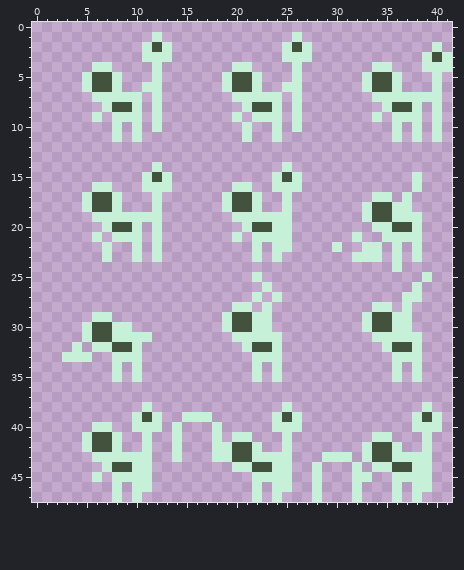
One commit to this pixel-art sprite: Assets/dampe_alt.png. Above is the file before it was changed.
The file is 42x48 pixels.
Once edited:
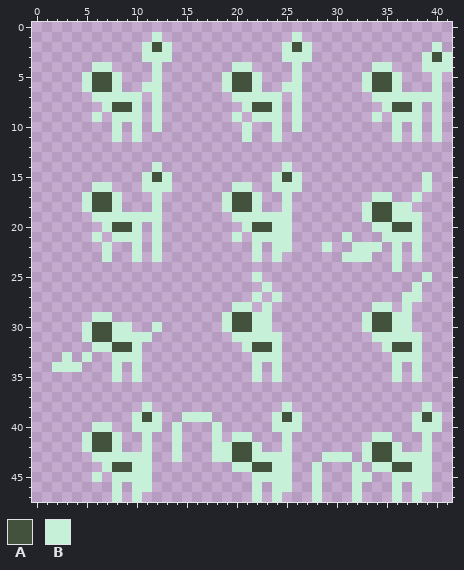
Palette (. is transparent): A #43523d  B #c7f0d8
Difference:
{"y":15,"x":38,"old":"B.","new":".B"}
{"y":16,"x":38,"old":"B.","new":".B"}
{"y":17,"x":37,"old":"B.","new":".B"}
{"y":21,"x":31,"old":".B","new":"B."}
{"y":22,"x":29,"old":".B","new":"B."}
{"y":22,"x":32,"old":".","new":"B"}
{"y":23,"x":31,"old":".","new":"B"}
{"y":23,"x":34,"old":"B","new":"."}
{"y":30,"x":12,"old":".","new":"B"}
{"y":32,"x":4,"old":"B","new":"."}
{"y":33,"x":4,"old":"B","new":"."}
{"y":34,"x":2,"old":"...","new":"BBB"}
{"label":"changed","picture_box":[402,172,432,202]}
{"label":"changed","picture_box":[322,232,382,262]}
{"label":"added","picture_box":[152,322,162,332]}
{"label":"changed","picture_box":[52,342,82,372]}
